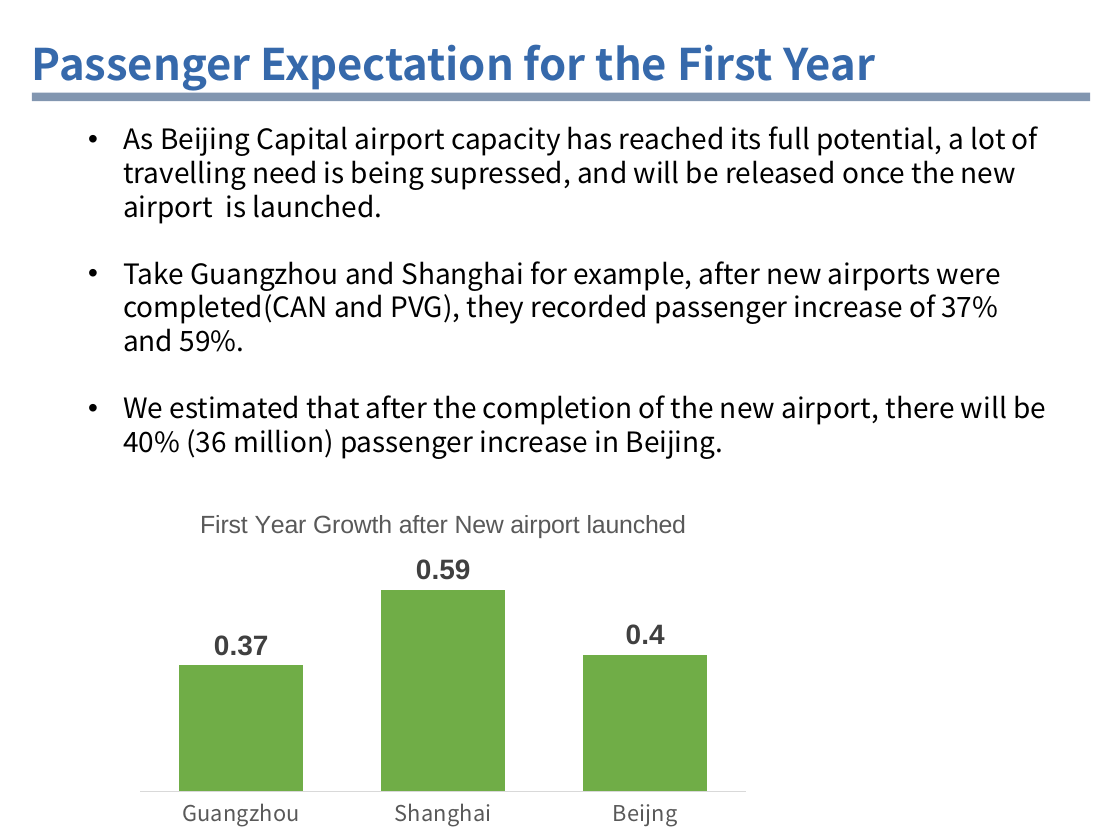
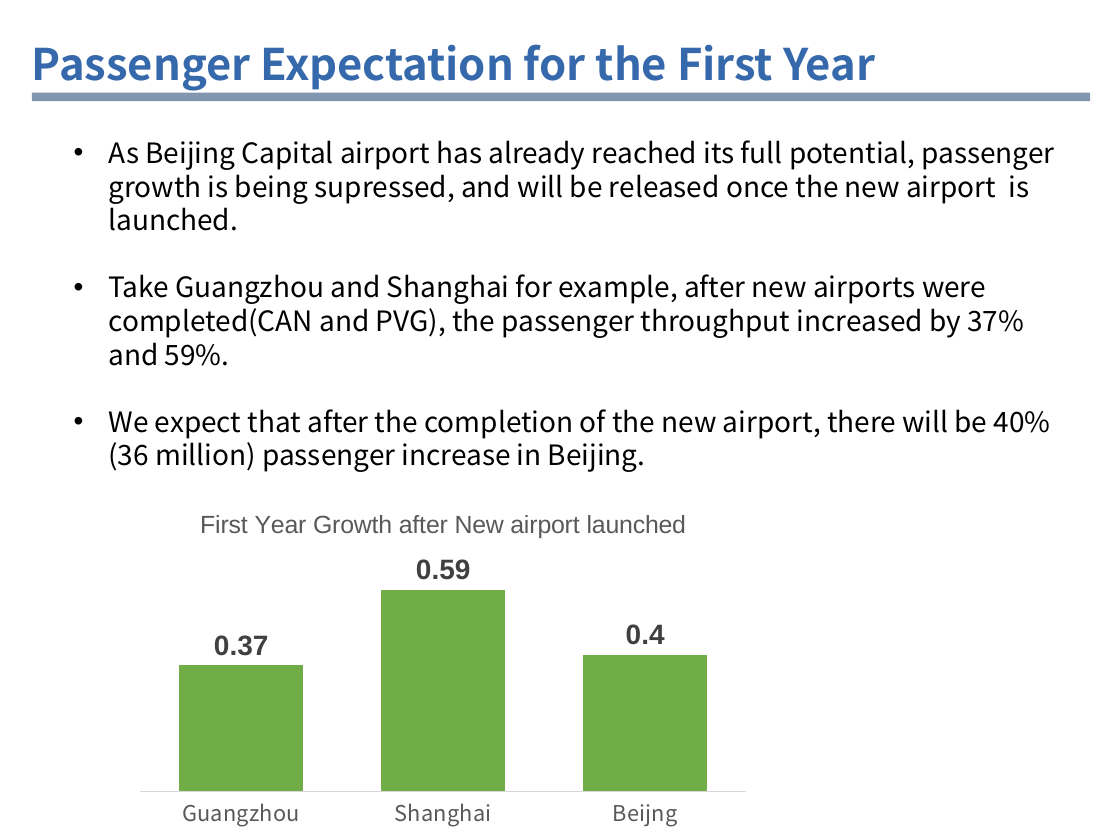
Before and after one commit to iamraulfans/delta, a slide deck: slide 3 of 达美交流网络规划部分En.pptx. Drawn at 1120x840 pixels with LibreOffice and Linux fonts; fonts in the diff are those of the drawing; background and template pictures are left out. Boxes give left, top, right and bottom in pixels: in the first picture for what was removed or moved away, otherwise in the second. Text is boxed around its words. In the diff, an @@ line names an element or a change of style, - is before the commit and + after.

```diff
--- a/达美交流网络规划部分En.pptx
+++ b/达美交流网络规划部分En.pptx
@@ text at bbox=[109, 140, 1054, 472]: text changed @@
-• As Beijing Capital airport capacity has reached its full potential, a lot of travelling need is being supressed, and will be released once the new airport is launched.
-• Take Guangzhou and Shanghai for example, after new airports were completed(CAN and PVG), they recorded passenger increase of 37% and 59%.
-• We estimated that after the completion of the new airport, there will be 40% (36 million) passenger increase in Beijing.
+• As Beijing Capital airport has already reached its full potential, passenger growth is being supressed, and will be released once the new airport is launched.
+• Take Guangzhou and Shanghai for example, after new airports were completed(CAN and PVG), the passenger throughput increased by 37% and 59%.
+• We expect that after the completion of the new airport, there will be 40% (36 million) passenger increase in Beijing.
```
Also in this commit, not shown: 8 other slides changed.
